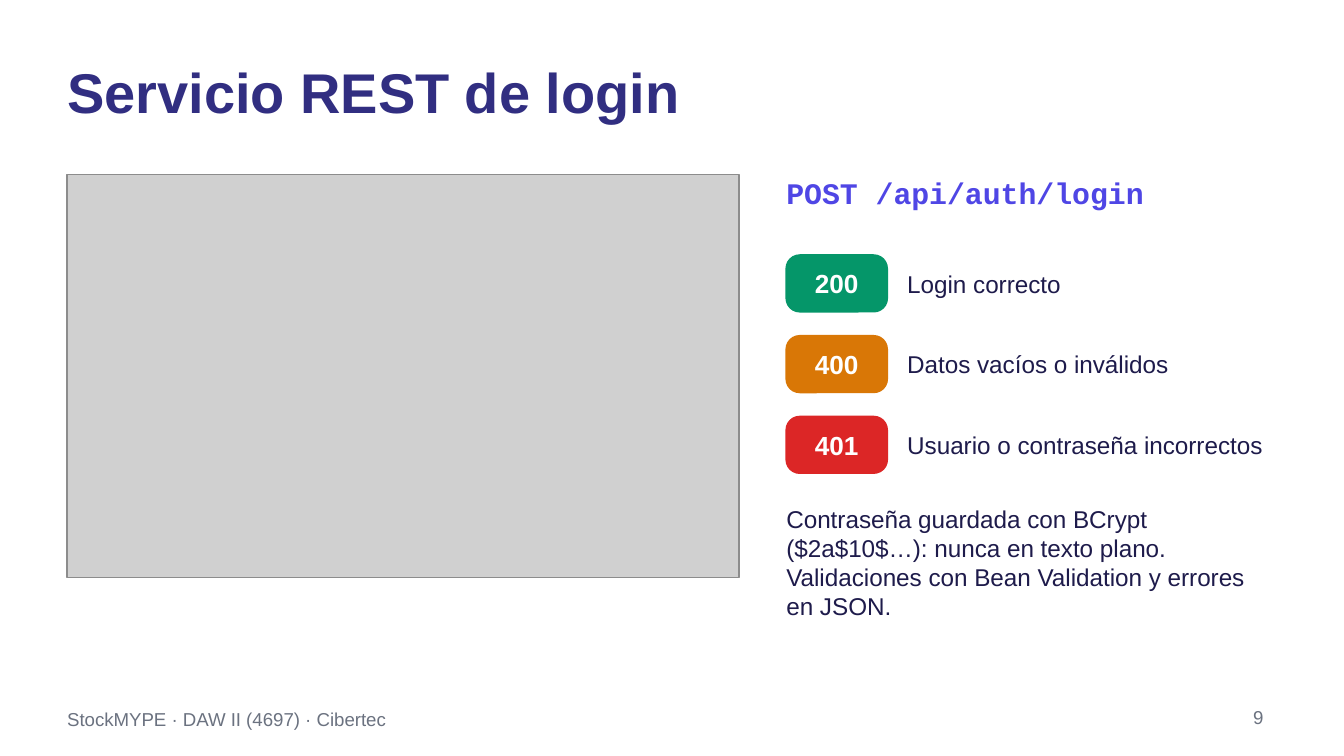
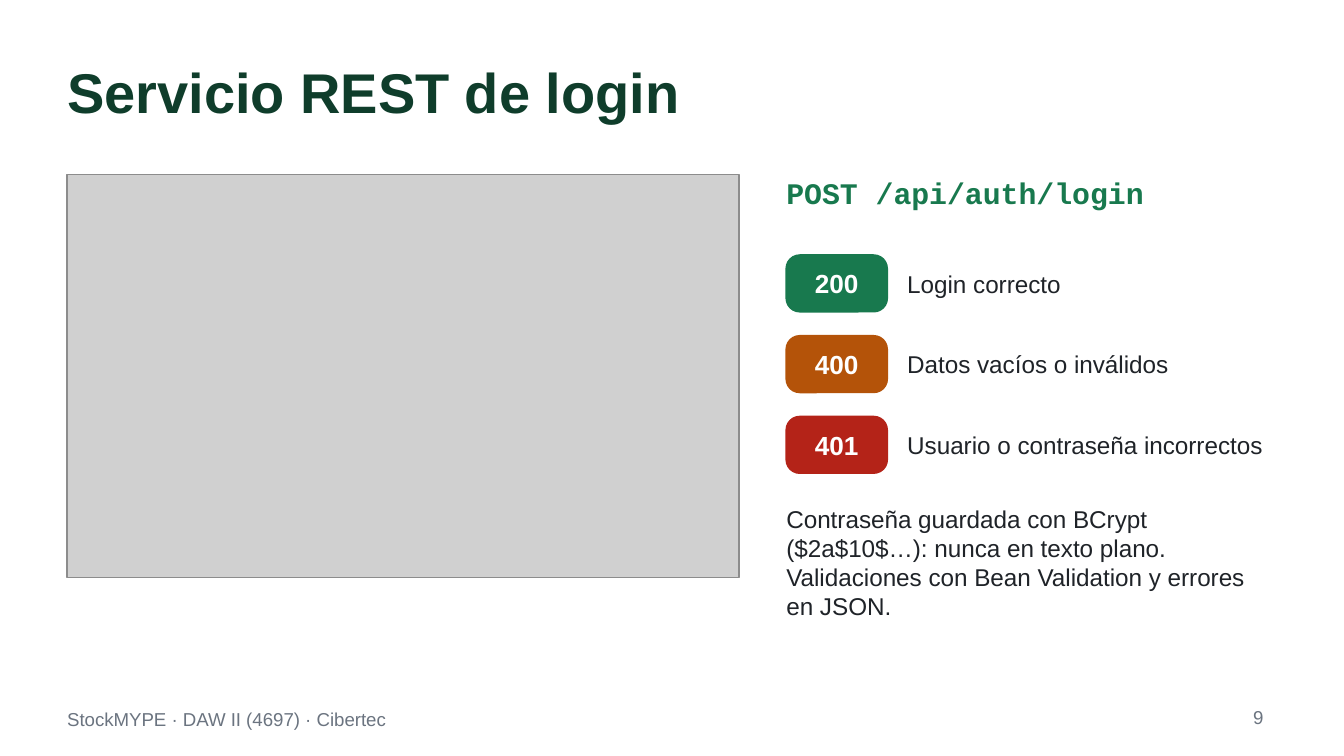
Before and after one commit to nandoxts/DAWII-4697-StockMYPE, a slide deck: slide 9 of docs/Presentacion_StockMYPE_AP1.ppt. Drawn at 1344x756 pixels with LibreOffice and Linux fonts; fonts in the diff are those of the drawing; grey boxes stand for pictures. Boxes give left, top, right and bottom in pixels: in the first picture for what was removed or moved away, otherwise in the second. Text is boxed around its words. In the diff, an @@ line names an element or a change of style, - is before the commit and + after.

```diff
--- a/docs/Presentacion_StockMYPE_AP1.ppt
+++ b/docs/Presentacion_StockMYPE_AP1.ppt
@@ title "Servicio REST de login" at bbox=[67, 72, 679, 122]: text colour #312E81 to #0F3D2B @@
@@ text "POST /api/auth/login" at bbox=[786, 183, 1144, 211]: text colour #4F46E5 to #18794E @@
@@ rounded rectangle at bbox=[786, 255, 887, 312]: fill #059669 to #18794E; outline #059669 0.99 pt to #18794E 0.99 pt @@
@@ rounded rectangle at bbox=[786, 336, 887, 392]: fill #D97706 to #B45309; outline #D97706 0.99 pt to #B45309 0.99 pt @@
@@ rounded rectangle at bbox=[786, 417, 887, 473]: fill #DC2626 to #B42318; outline #DC2626 0.99 pt to #B42318 0.99 pt @@
@@ text colour #1E1B4B to #1F2328 in 4 elements at bbox=[907, 275, 1060, 298], bbox=[907, 355, 1168, 374], bbox=[907, 436, 1262, 455], bbox=[786, 510, 1245, 616] @@
```
Also in this commit, not shown: 12 other slides changed, 2 other files.
